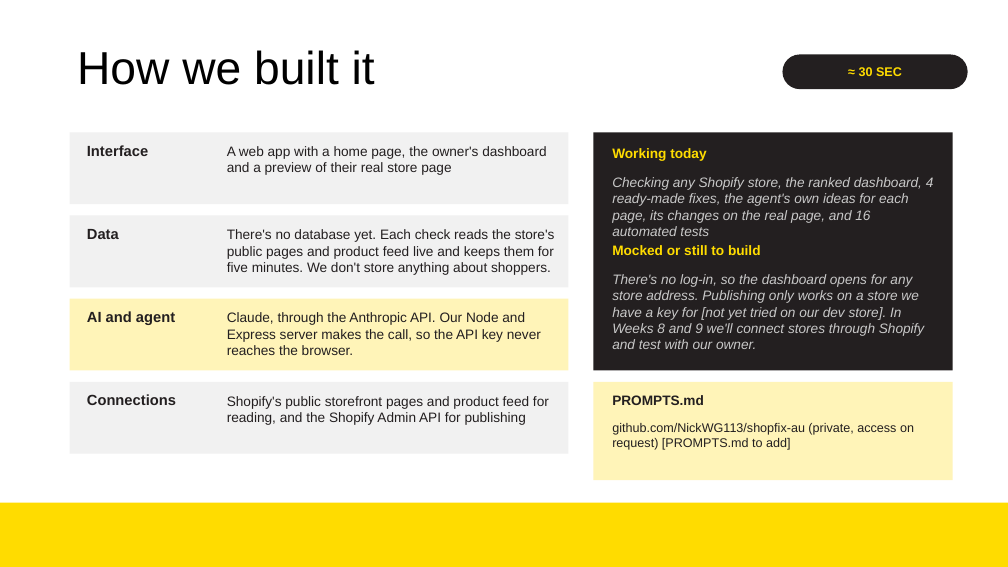
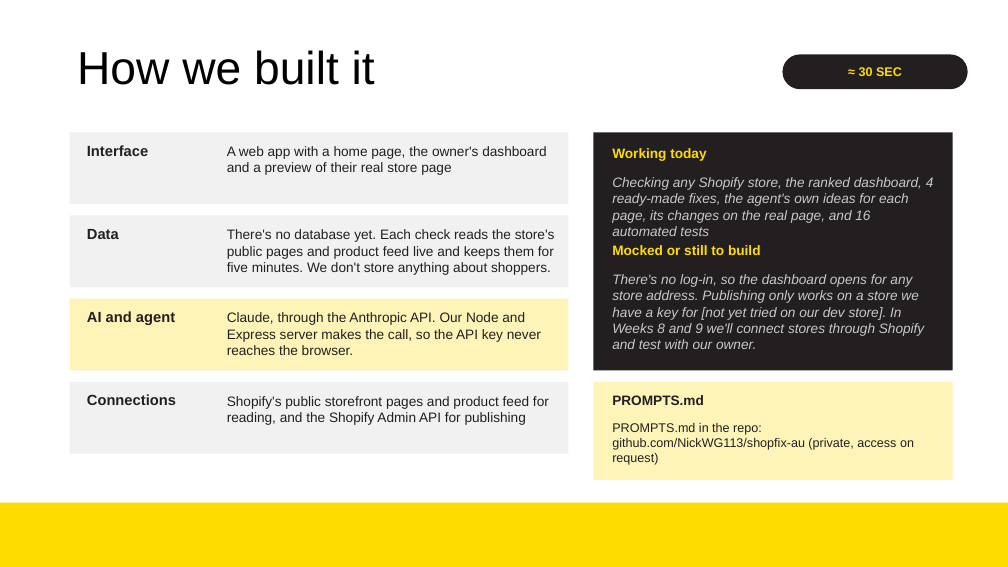
Before and after one commit to NickWG113/shopfix-au, a slide deck: slide 5 of docs/presentation/QuickLift-Week7-PoC.pptx. Drawn at 1008x567 pixels with LibreOffice and Linux fonts; fonts in the diff are those of the drawing; background and template pictures are left out. Boxes give left, top, right and bottom in pixels: in the first picture for what was removed or moved away, otherwise in the second. Text is boxed around its words. In the diff, an @@ line names an element or a change of style, - is before the commit and + after.

```diff
--- a/docs/presentation/QuickLift-Week7-PoC.pptx
+++ b/docs/presentation/QuickLift-Week7-PoC.pptx
@@ text at [612, 423, 914, 465]: text changed @@
-github.com/NickWG113/shopfix-au (private, access on request) [PROMPTS.md to add]
+PROMPTS.md in the repo: github.com/NickWG113/shopfix-au (private, access on request)
```
Also in this commit, not shown: 1 other file.
